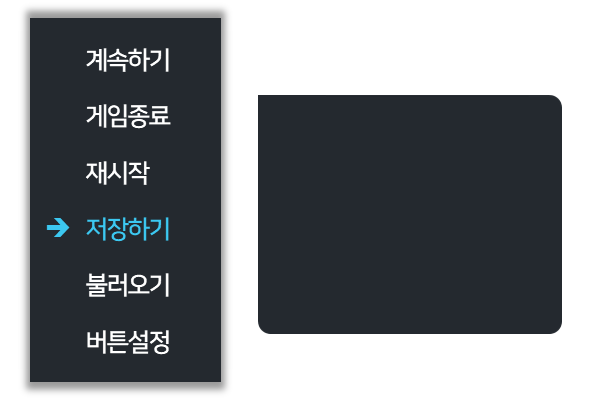
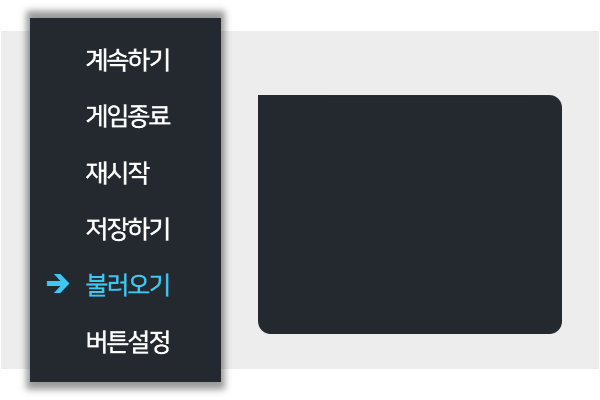
Before/after of a w=600, h=400 layered artwork. What changed in the layer stack:
painted on "load" over (x1=1, y1=31, x2=599, y2=369)
hid "save", painted on it over (x1=1, y1=31, x2=599, y2=369)
